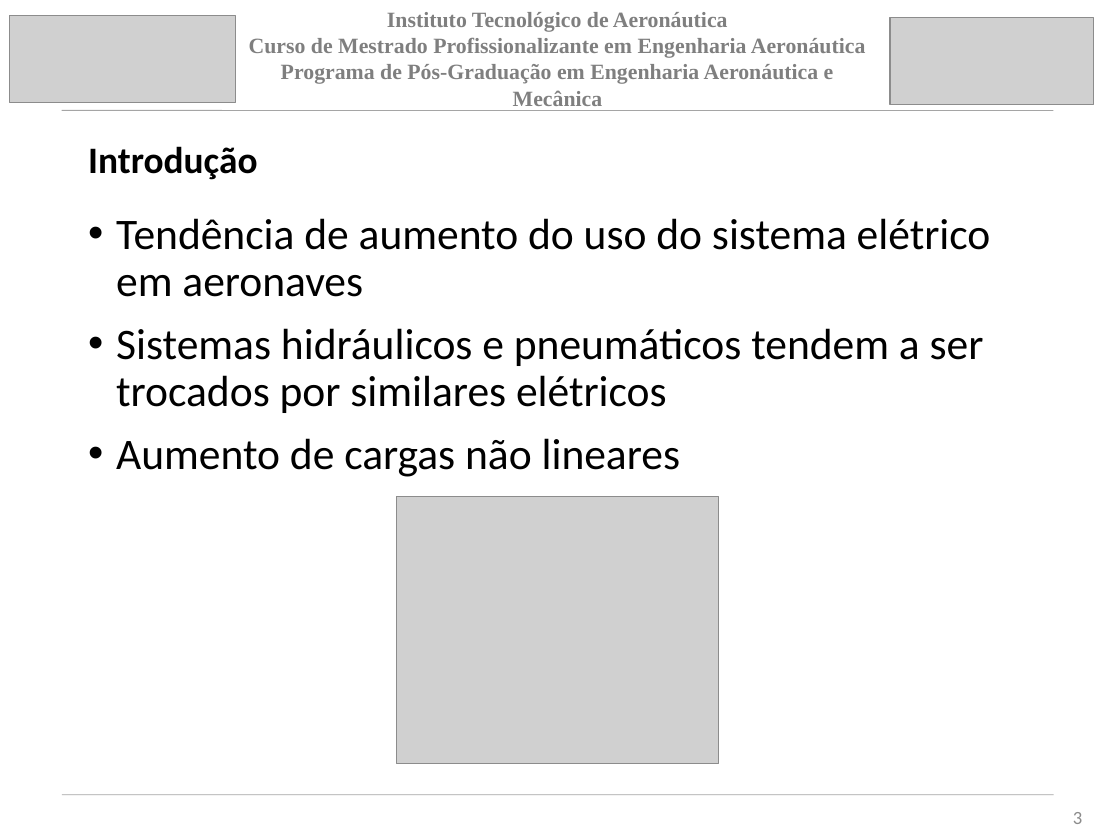
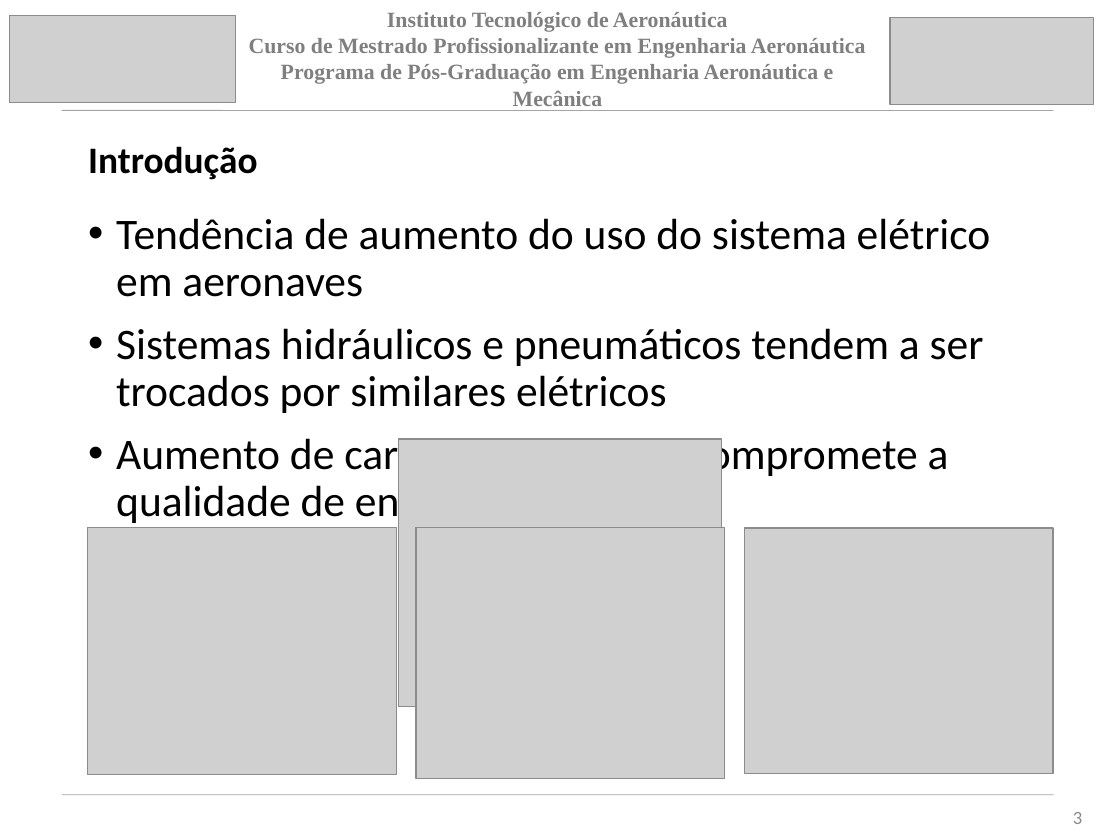
Before and after one commit to jpsoliv/MestradoJPSO, a slide deck: slide 3 of Apresentação/Apresentação_baixo_nivel.pptx. Drawn at 1120x840 pixels with LibreOffice and Linux fonts; fonts in the diff are those of the drawing; grey boxes stand for pictures. Boxes give left, top, right and bottom in pixels: in the first picture for what was removed or moved away, otherwise in the second. Text is boxed around its words. In the diff, an @@ line names an element or a change of style, - is before the commit and + after.

```diff
--- a/Apresentação/Apresentação_baixo_nivel.pptx
+++ b/Apresentação/Apresentação_baixo_nivel.pptx
@@ text at [116, 433, 949, 527]: text changed @@
-• Aumento de cargas não lineares
+• Aumento de cargas não lineares compromete a qualidade de energia
@@ picture: place and size @@
-picture at [396, 496, 719, 764]
+picture at [399, 439, 721, 707]
@@ picture added at [87, 528, 396, 775] @@
@@ picture added at [416, 528, 725, 778] @@
@@ picture added at [745, 528, 1054, 773] @@
```
Also in this commit, not shown: 5 other slides changed, 7 slides added, 5 slides removed.
